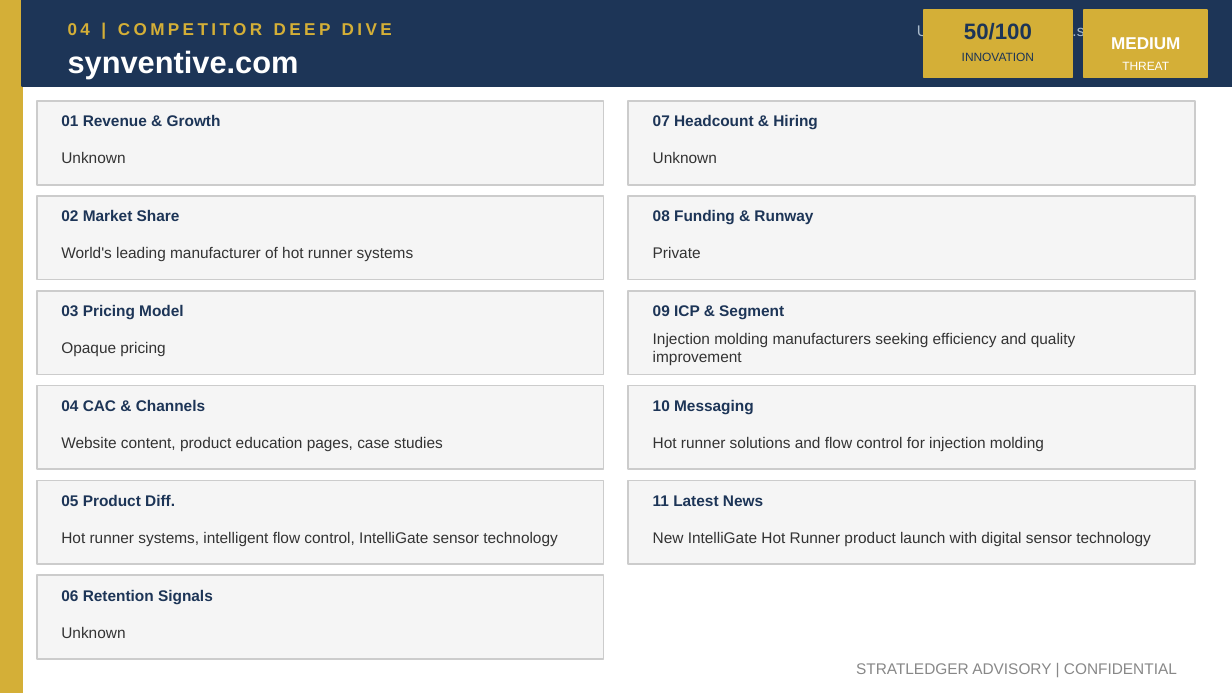
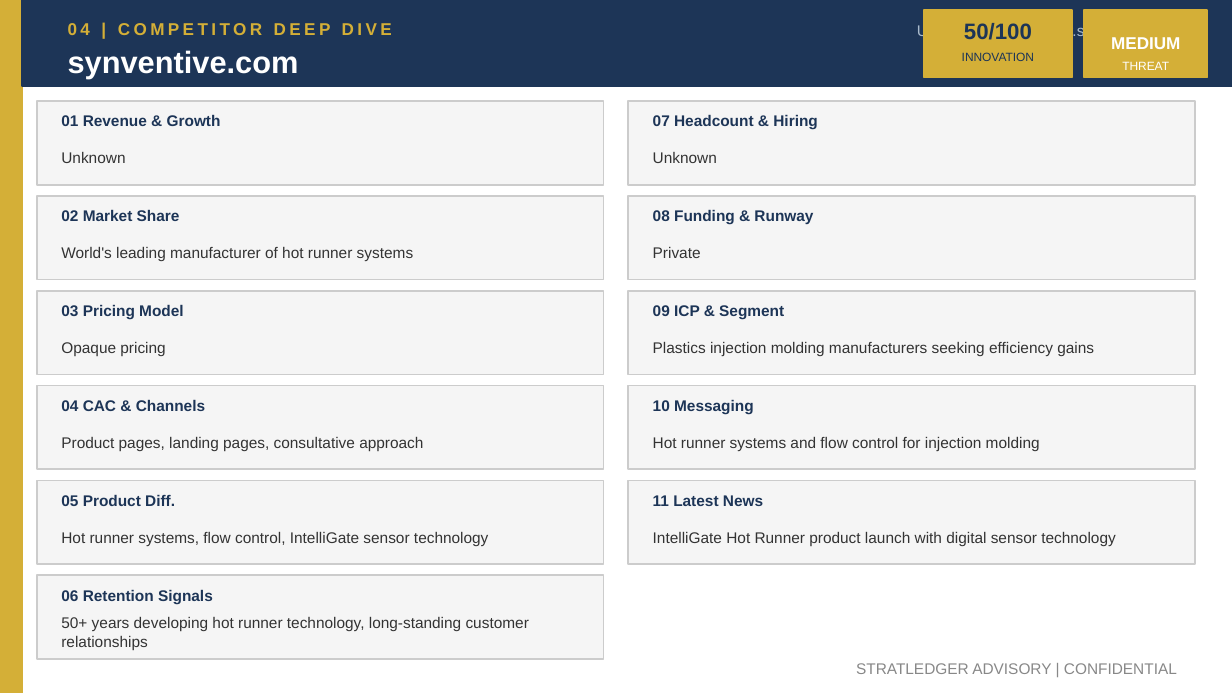
Before and after one commit to apexmakeshop-dot/droplet-commands, a slide deck: slide 8 of mesh_bioplastics_CI_Report.pptx. Drawn at 1232x693 pixels with LibreOffice and Linux fonts; fonts in the diff are those of the drawing. Boxes give left, top, right and bottom in pixels: in the first picture for what was removed or moved away, otherwise in the second. Text is boxed around its words. In the diff, an @@ line names an element or a change of style, - is before the commit and + after.

```diff
--- a/mesh_bioplastics_CI_Report.pptx
+++ b/mesh_bioplastics_CI_Report.pptx
@@ text at [653, 342, 1094, 356]: text changed @@
-Injection molding manufacturers seeking efficiency and quality improvement
+Plastics injection molding manufacturers seeking efficiency gains
@@ text at [61, 437, 423, 451]: text changed @@
-Website content, product education pages, case studies
+Product pages, landing pages, consultative approach
@@ text at [653, 437, 1040, 451]: text changed @@
-Hot runner solutions and flow control for injection molding
+Hot runner systems and flow control for injection molding
@@ text at [61, 532, 488, 546]: text changed @@
-Hot runner systems, intelligent flow control, IntelliGate sensor technology
+Hot runner systems, flow control, IntelliGate sensor technology
@@ text at [653, 532, 1115, 546]: text changed @@
-New IntelliGate Hot Runner product launch with digital sensor technology
+IntelliGate Hot Runner product launch with digital sensor technology
@@ text at [61, 617, 529, 650]: text changed @@
-Unknown
+50+ years developing hot runner technology, long-standing customer relationships
```
Also in this commit, not shown: 4 other slides changed.
